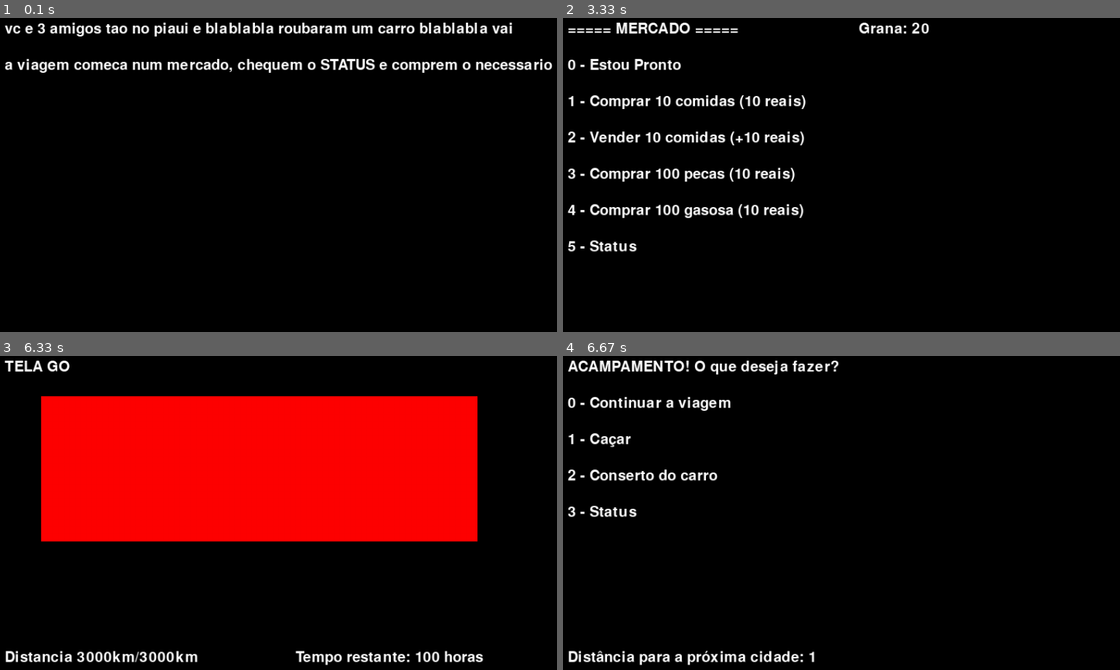
Above: before the commit, frames 1-4 (two rows, left to right).
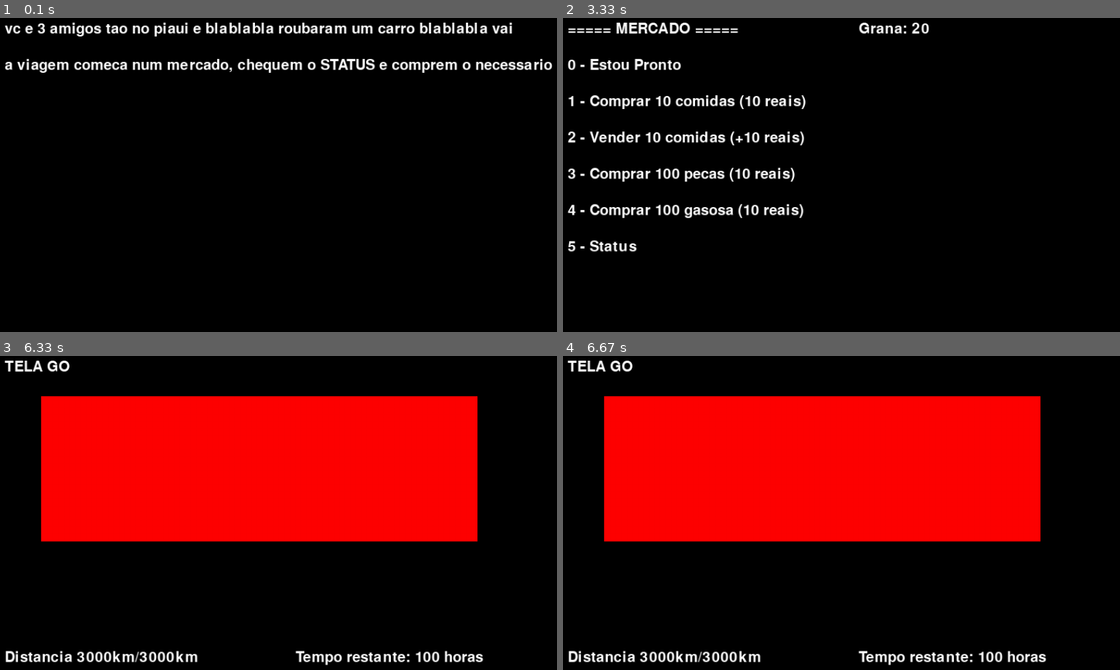
Above: after the commit, the same moments.

Repository: Fattson/Star-Wars-Trail
Game: pygame game, started from testeInterface.py
The game is run twice, just before and just after one commit, with the same random seed, the same clock (stepped at 60 frames per second) and the same inputs.
Inputs:
- Up to frame 1 (0.1 s): no input
- Up to frame 2 (3.33 s): no input
- Up to frame 3 (6.33 s): tap 0 at 3.33 s
- Up to frame 4 (6.67 s): no input

Frames 1-3 are identical in both runs. In frame 4, 39% of the frame differs, in the area x 0-87%, y 1-99%.

Commit message:
só pra sentir no seu sangue o ódio que Jesus lhe deu

Diff:
--- a/testeInterface.py
+++ b/testeInterface.py
@@ -107,6 +107,11 @@
 tanomax = fonte.render("Tá no max já!", 1, (255,255,255))
 
 go = fonte.render("TELA GO",1,(255,255,255))
+
+ema = fonte.render("Uma ema roubou 10 das suas comidas, e saiu correndo! O que deseja fazer?",1,(255,255,255))
+ema_menu1 = fonte.render("0 - Miar e ir embora (perde a comida)",1,(255,255,255))
+ema_menu2 = fonte.render("1 - Perseguir e recuperar (gasta tempo, aproximadamente 3 horas)",1,(255,255,255))
+ema_menu3 = fonte.render("2 - Tentar jogar uma pedra nela (osso, mas instantaneo e mata o bixo, dando mais comida)",1,(255,255,255))
 
 def getTempoDist(jog): # retorna o tempo e a distancia restantes (em forma de caixa de texto pygame)
     dist = "Distancia " + str(jog.distancia) + "km/3000km"
@@ -622,6 +627,15 @@
     screen.fill((255,0,0),rect)
     display.update()
 
+    while True: #loop da ema
+        if e.type == QUIT:
+            exit()
+
+
+
+        display.update()
+        clock.tick(tick)
+
 
 menuMercado(jog)
 while True: #loop mercado inicial
